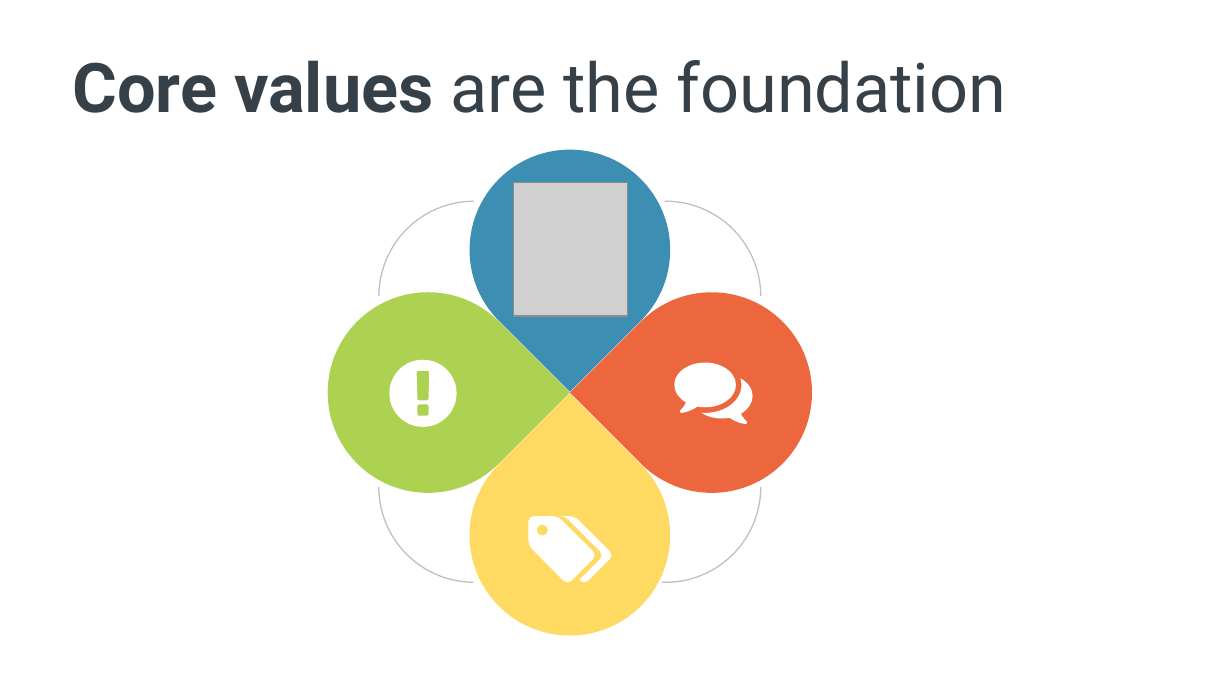
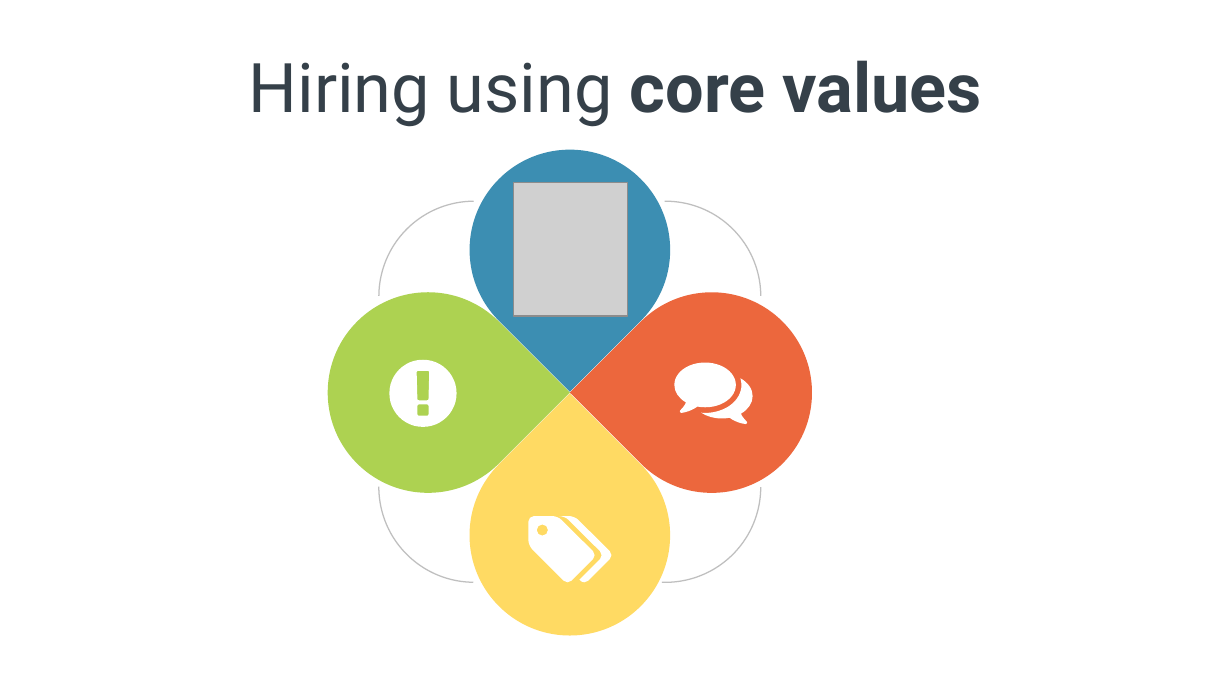
Before and after one commit to spetryjohnson/Talk---Hiring--Firing--and-Inspiring, a slide deck: slide 18 of Hiring, Firing, and Inspiring.pptx (slide 17 before the commit). Drawn at 1232x693 pixels with LibreOffice and Linux fonts; fonts in the diff are those of the drawing; grey boxes stand for pictures. Boxes give left, top, right and bottom in pixels: in the first picture for what was removed or moved away, otherwise in the second. Text is boxed around its words. In the diff, an @@ line names an element or a change of style, - is before the commit and + after.

```diff
--- a/Hiring, Firing, and Inspiring.pptx
+++ b/Hiring, Firing, and Inspiring.pptx
@@ title at [249, 60, 981, 127]: text changed @@
-Core values are the foundation
+Hiring using core values
```
Also in this commit, not shown: 7 other slides changed, 2 slides added, 1 slide removed.
